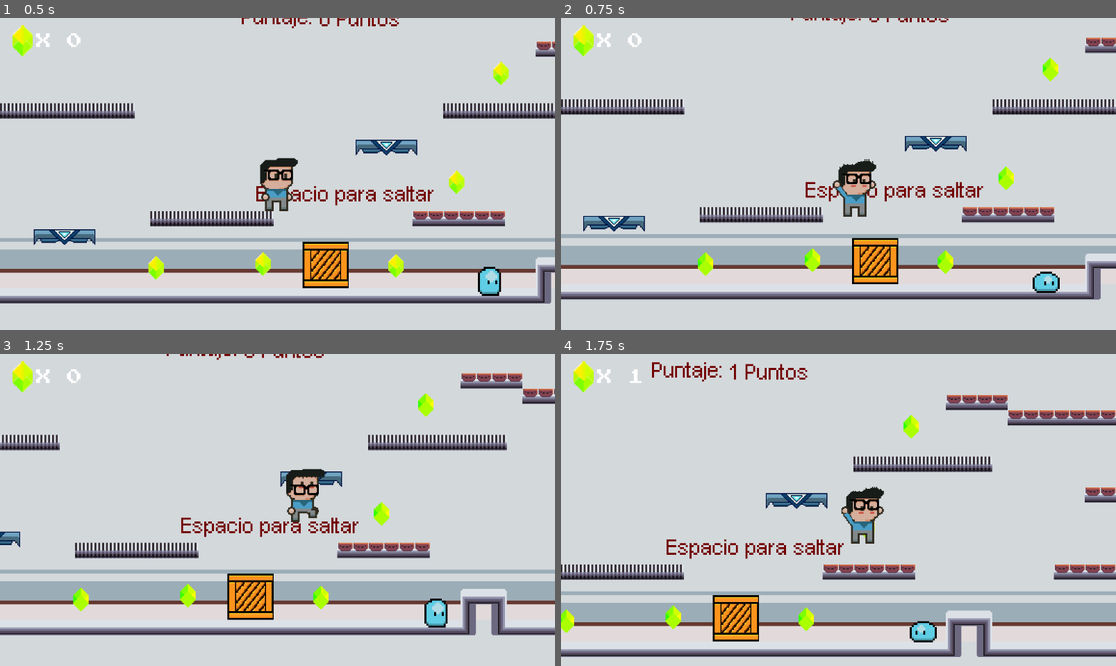
Above: before the commit, frames 1-4 (two rows, left to right).
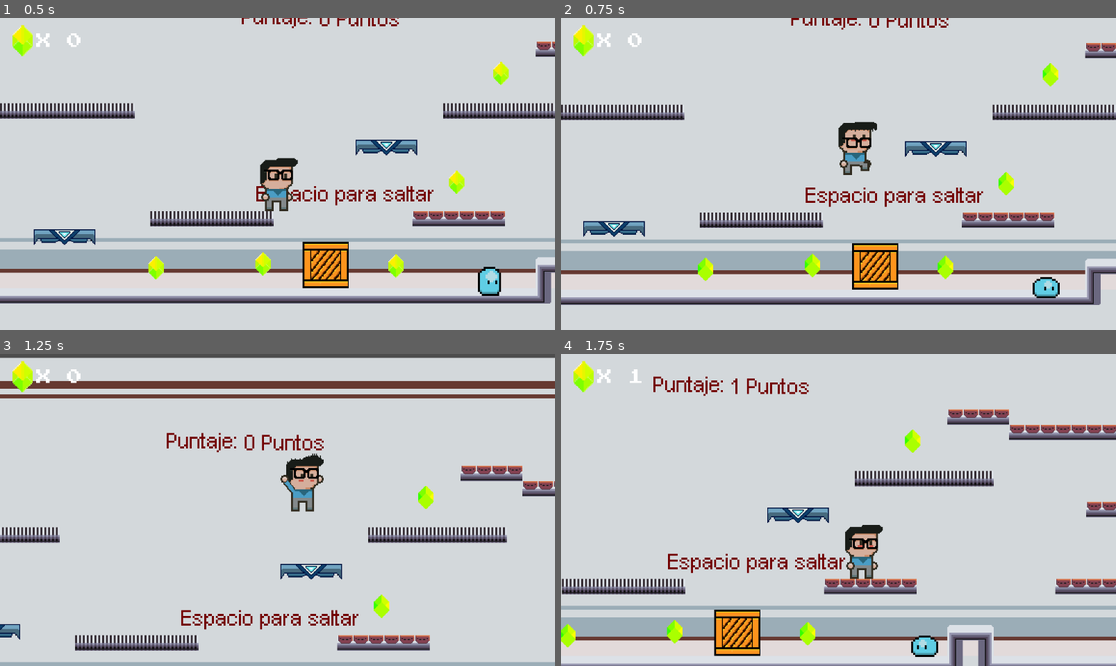
Above: after the commit, the same moments.

Repository: Chrissar19/AulaByte
Game: Godot game, scene res://escenas/escena_01.tscn
Two runs of this game, one before a commit and one after it. Both use one fixed random seed, a clock stepped at 60 frames per second and the inputs below. Sound files missing from this copy of the repository are replaced by a short silence.
Inputs:
- Up to frame 1 (0.5 s): no input
- Up to frame 2 (0.75 s): hold Right (derecha) from 0.53 s (still down); tap Space (saltar) at 0.6 s
- Up to frame 3 (1.25 s): keep holding Right (derecha); tap Space (saltar) at 0.77, 1.07 s
- Up to frame 4 (1.75 s): keep holding Right (derecha); tap Ctrl (Correr) at 1.35 s; tap Space (saltar) at 1.52, 1.55 s

Frame 1 is identical in both runs. In frame 2, 21% of the frame differs, in the area x 0-100%, y 0-92%; in frame 3, 30%, in the area x 0-100%, y 0-100%; in frame 4, 28%.

Commit message:
Mejora coyoteTime
Se mejoro el sistema de salto, permitiendo que el jugador pueda saltar unos milisegundos después de caer de alguna plataforma

Diff:
--- a/AulaByte/escenas/player.tscn
+++ b/AulaByte/escenas/player.tscn
@@ -1,8 +1,9 @@
-[gd_scene load_steps=34 format=3 uid="uid://clkfnjqcilagi"]
+[gd_scene load_steps=35 format=3 uid="uid://clkfnjqcilagi"]
 
 [ext_resource type="Script" uid="uid://oybhdjrs5i3e" path="res://scripts/player.gd" id="1_kkt6c"]
 [ext_resource type="Texture2D" uid="uid://dpyuo5qcw8tda" path="res://recursos/sprites/Personajes/Jojoa Sheet.png" id="2_kkt6c"]
 [ext_resource type="AudioStream" uid="uid://cq2m6678f6s85" path="res://recursos/sounds/jump.wav" id="3_j7xnp"]
+[ext_resource type="Script" uid="uid://cjdk4pt3uhhct" path="res://scripts/scr_salto.gd" id="3_k4kro"]
 
 [sub_resource type="AtlasTexture" id="AtlasTexture_kkt6c"]
 atlas = ExtResource("2_kkt6c")
@@ -245,10 +246,15 @@
 position = Vector2(0.5, -24)
 shape = SubResource("RectangleShape2D_kkt6c")
 
-[node name="SounJump" type="AudioStreamPlayer" parent="."]
-stream = ExtResource("3_j7xnp")
-bus = &"Efectos sonido"
-
 [node name="EmpujeRay" type="RayCast2D" parent="."]
 position = Vector2(0, -18)
 target_position = Vector2(23, 0)
+
+[node name="scrSalto" type="Node2D" parent="."]
+script = ExtResource("3_k4kro")
+
+[node name="SounJump" type="AudioStreamPlayer" parent="scrSalto"]
+stream = ExtResource("3_j7xnp")
+bus = &"Efectos sonido"
+
+[node name="TimerCoyoteTime" type="Timer" parent="scrSalto"]
--- a/AulaByte/scripts/player.gd
+++ b/AulaByte/scripts/player.gd
@@ -2,11 +2,9 @@
 
 const VEL_HORIZONTAL = 150.0
 const VEL_CORRER = 300.0
-const FUERZA_SALTO = -400.0
 const FUERZA_EMPUJE = 800.0 # Fuerza que aplica a las cajas
 
 @onready var animated_sprite_player: AnimatedSprite2D = $AnimatedSprite2D
-@onready var soun_jump: AudioStreamPlayer = $SounJump
 @onready var empuje_ray: RayCast2D = $EmpujeRay
 
 # Detectar si esta empujando
@@ -28,11 +26,6 @@
 	# Añadir gravedad
 	if not is_on_floor(): # Si el player no esta tocando suelo
 		velocity += get_gravity() * delta # Se le suma la velocidad a la gravedad
-
-	# Accion de salto
-	if Input.is_action_just_pressed("saltar") and is_on_floor(): # Si se presiona la barra espacio y se esta tocando el suelo
-		velocity.y = FUERZA_SALTO
-		soun_jump.play() # Reproduce el sonido de salto
 
 	var direction := Input.get_axis("izquierda", "derecha") # Recibe el dato entre izq o deer que envia el jugador
 
--- /dev/null
+++ b/AulaByte/scripts/scr_salto.gd
@@ -0,0 +1,30 @@
+extends Node2D
+
+const FUERZA_SALTO = -400.0
+var player:CharacterBody2D = null
+var en_coyote_time:bool = false
+var tocando_suelo:bool = false
+@export var duracion_coyote_time = 0.20
+@onready var soun_jump: AudioStreamPlayer = $SounJump
+@onready var timer_coyote_time: Timer = $TimerCoyoteTime
+
+func _ready() -> void:
+	player = get_parent()
+	timer_coyote_time.one_shot = true
+	timer_coyote_time.timeout.connect(on_timer_coyote_time_timeout)
+
+
+func _physics_process(_delta: float) -> void:
+	# Accion de salto
+	if Input.is_action_just_pressed("saltar") and (player.is_on_floor() or en_coyote_time): # Si se presiona la barra espacio y se esta tocando el suelo
+		player.velocity.y = FUERZA_SALTO
+		soun_jump.play() # Reproduce el sonido de salto
+
+	if tocando_suelo and not player.is_on_floor() and player.get_real_velocity().y >= 0:
+		en_coyote_time = true
+		timer_coyote_time.start(duracion_coyote_time)
+
+	tocando_suelo = player.is_on_floor()
+
+func on_timer_coyote_time_timeout() -> void:
+	en_coyote_time = false
Not shown, added: AulaByte/scripts/scr_salto.gd.uid
